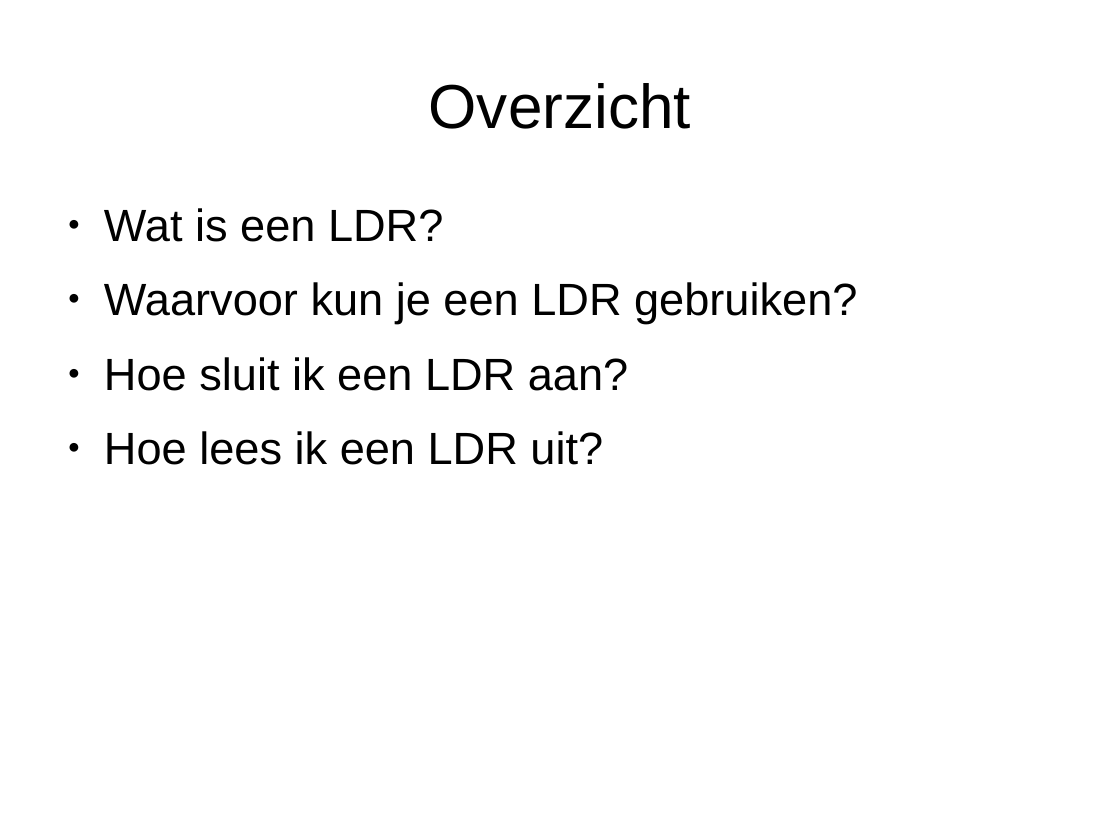
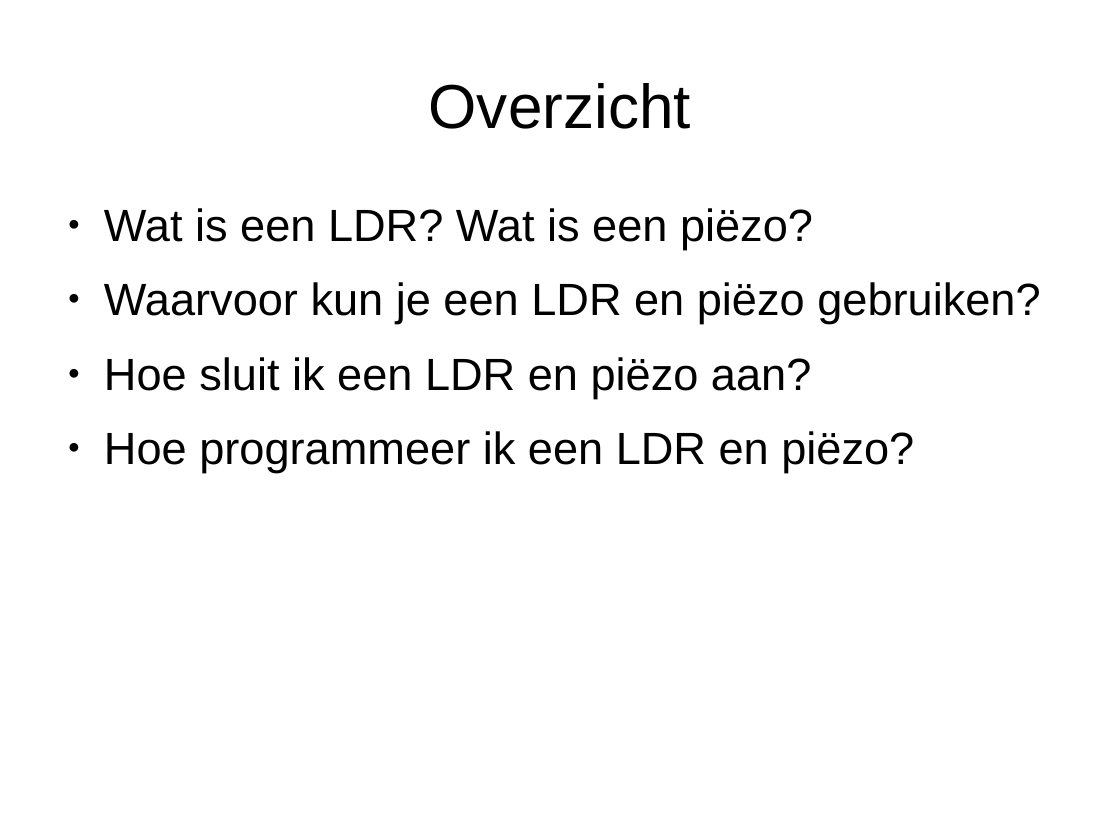
Before and after one commit to djog/arduino_cursus, a slide deck: slide 2 of Raw/LdrEnPiezo.odp. Drawn at 1120x840 pixels with LibreOffice and Linux fonts; fonts in the diff are those of the drawing. Boxes give left, top, right and bottom in pixels: in the first picture for what was removed or moved away, otherwise in the second. Text is boxed around its words. In the diff, an @@ line names an element or a change of style, - is before the commit and + after.

```diff
--- a/Raw/LdrEnPiezo.odp
+++ b/Raw/LdrEnPiezo.odp
@@ text at box(104, 208, 1040, 472): text changed @@
-● Wat is een LDR?
-● Waarvoor kun je een LDR gebruiken?
-● Hoe sluit ik een LDR aan?
-● Hoe lees ik een LDR uit?
+● Wat is een LDR? Wat is een piëzo?
+● Waarvoor kun je een LDR en piëzo gebruiken?
+● Hoe sluit ik een LDR en piëzo aan?
+● Hoe programmeer ik een LDR en piëzo?
```
Also in this commit, not shown: 5 other slides changed, 8 slides added, 15 other files.
